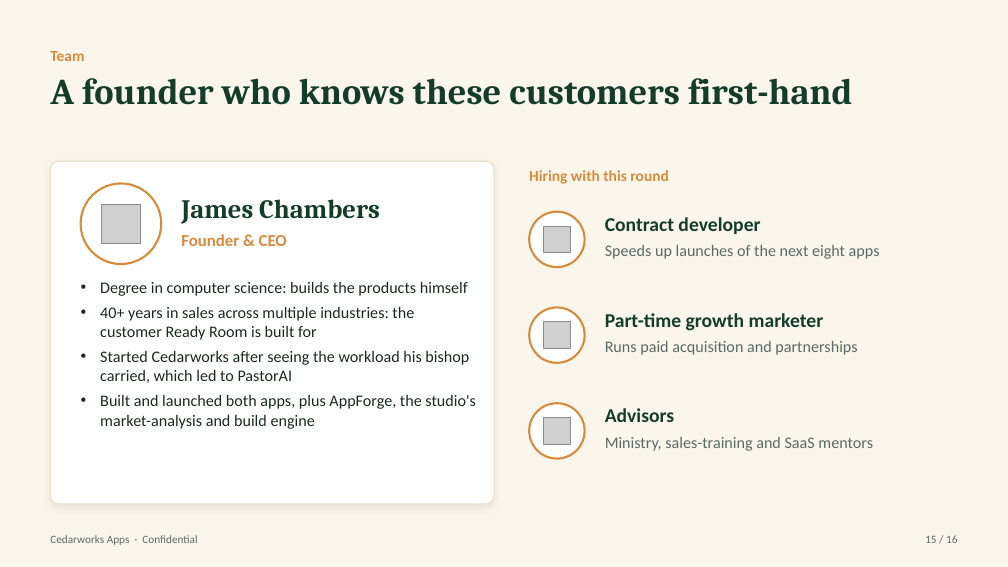
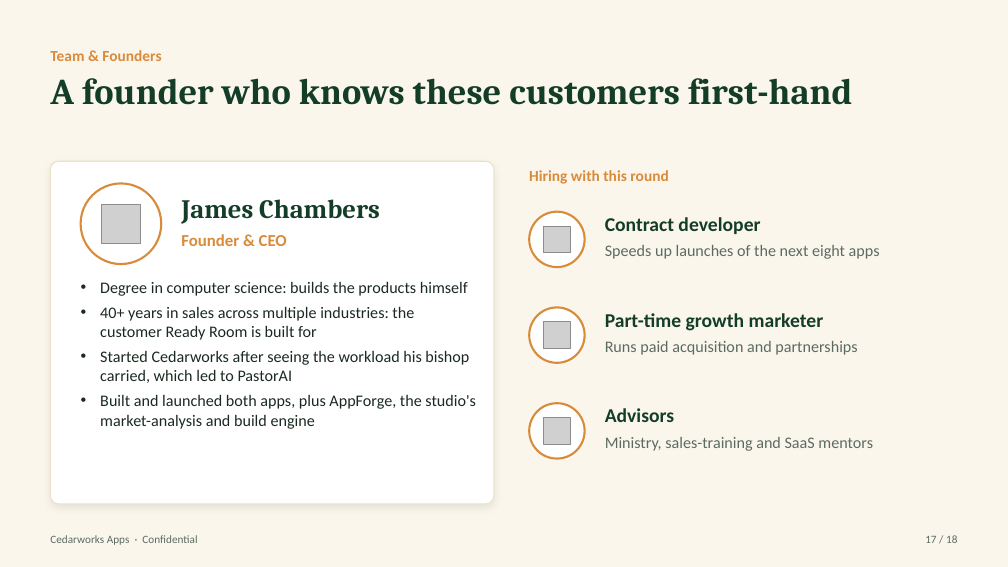
Before and after one commit to Pastorai1/Cedarworksapps, a slide deck: slide 17 of pitch-deck/Cedarworks-Apps-Pitch-Deck.pptx (slide 15 before the commit). Drawn at 1008x567 pixels with LibreOffice and Linux fonts; fonts in the diff are those of the drawing; grey boxes stand for pictures. Boxes give left, top, right and bottom in pixels: in the first picture for what was removed or moved away, otherwise in the second. Text is boxed around its words. In the diff, an @@ line names an element or a change of style, - is before the commit and + after.

```diff
--- a/pitch-deck/Cedarworks-Apps-Pitch-Deck.pptx
+++ b/pitch-deck/Cedarworks-Apps-Pitch-Deck.pptx
@@ text at bbox=[50, 50, 161, 61]: text changed @@
-Team
+Team & Founders
@@ text at bbox=[925, 535, 957, 543]: text changed @@
-15 / 16
+17 / 18
```
Also in this commit, not shown: 13 other slides changed, 4 slides added, 2 slides removed, 9 other files.
